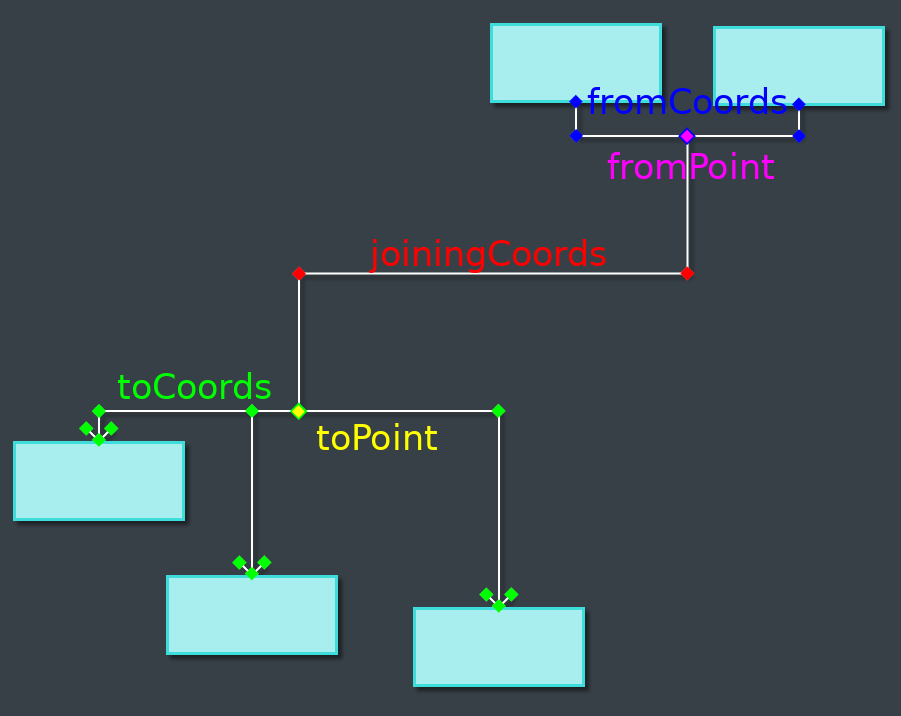
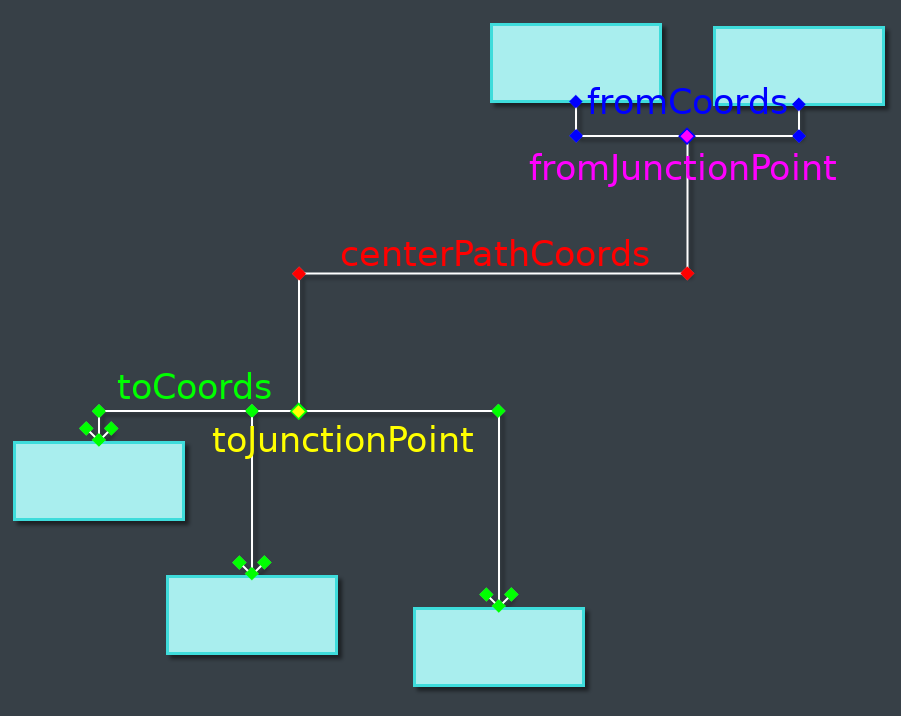
Comparing the layer stacks of the two (901, 716) images. Changes:
renamed "fromPoint" to "fromJunctionPoint", painted on it over [529,152,836,187]
renamed "toPoint" to "toJunctionPoint", painted on it over [212,423,473,459]
renamed "joiningCoords" to "centerPathCoords", painted on it over [341,239,649,273]
